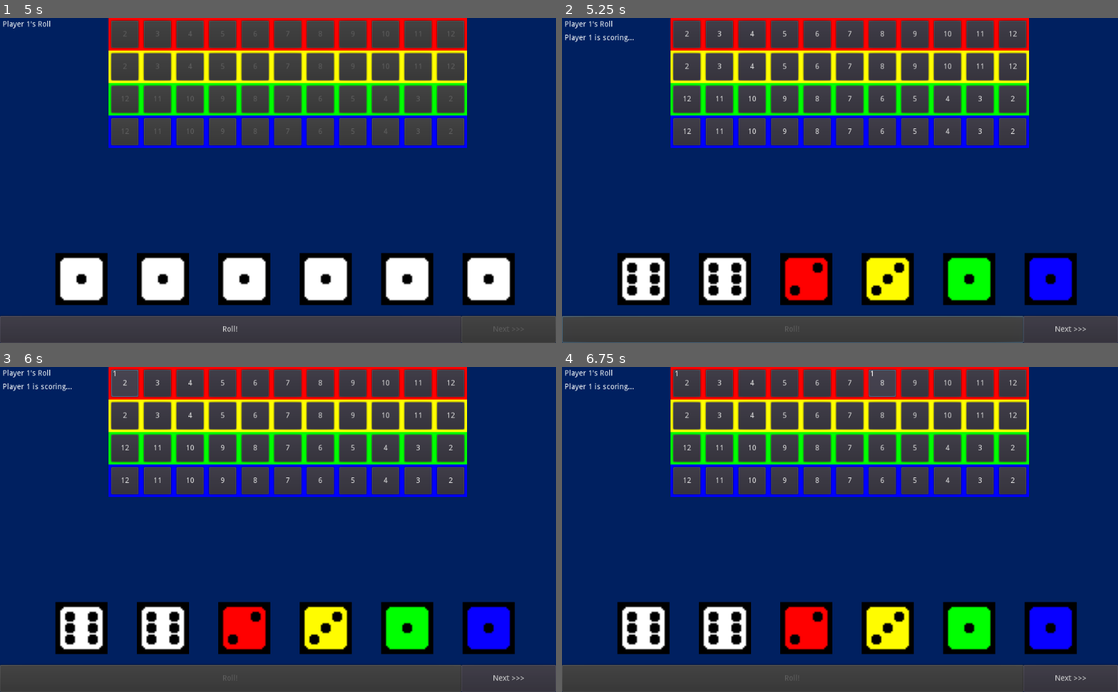
Above: before the commit, frames 1-4 (two rows, left to right).
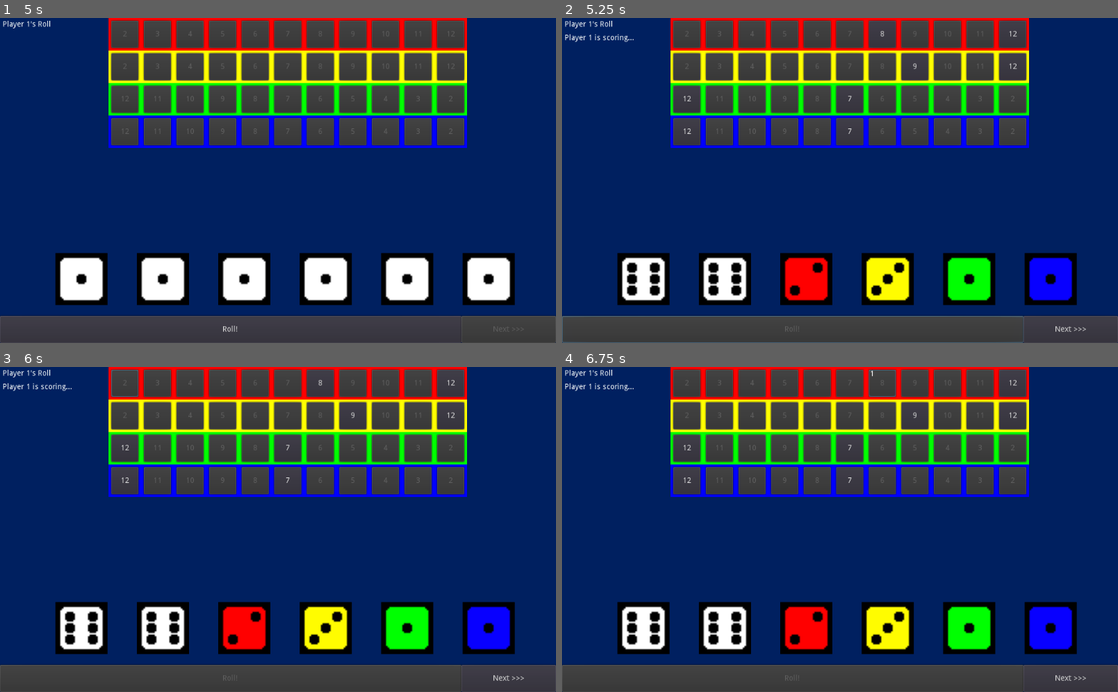
Above: after the commit, the same moments.

Repository: hamzasclone2/qwixxLike
Game: Godot game, scene res://MainMenu.tscn
The game is run twice, just before and just after one commit, with the same random seed, the same clock (stepped at 60 frames per second) and the same inputs.
Inputs (mouse positions are in pixels of both pictures, inside the frame that each line leads up to):
- Up to frame 1 (5 s): click "Play Game" at 0.5 s; click "None" at 1.25 s; click "None" at 2 s; click "None" at 2.75 s; click "Start!" at 3.5 s; click "Start!" at 4.25 s
- Up to frame 2 (5.25 s): click "Roll!" at 5 s
- Up to frame 3 (6 s): click (122, 383) at 5.75 s, where only the run before the commit has a clickable "2"
- Up to frame 4 (6.75 s): click "8" at 6.5 s

Frame 1 is identical in both runs. In frame 2, 0.3% of the frame differs, in the area x 22-82%, y 3-36%; in frame 3, 0.3%; in frame 4, 0.3%, in the area x 20-82%, y 1-36%.

Commit message:
scoreButtons now become enabled based on roll

Diff:
--- a/Game.gd
+++ b/Game.gd
@@ -26,6 +26,16 @@
 
 onready var scoreSheet = get_node("ScoreSheet")
 
+var possibleWhite
+var possibleRed1
+var possibleRed2
+var possibleYellow1
+var possibleYellow2
+var possibleGreen1
+var possibleGreen2
+var possibleBlue1
+var possibleBlue2
+
 var scoreSheetColors = [
 	['R','R','R','R','R','R','R','R','R','R','R'],
 	['Y','Y','Y','Y','Y','Y','Y','Y','Y','Y','Y'],
@@ -117,25 +127,27 @@
 	roll(greenDieNum, greenDie, "green")
 	roll(blueDieNum, blueDie, "blue")
 
-	var possibleWhite = whiteDie1Num + whiteDie2Num
-	var possibleRed1 = redDieNum + whiteDie1Num
-	var possibleRed2 = redDieNum + whiteDie2Num
-	var possibleYellow1 = yellowDieNum + whiteDie1Num
-	var possibleYellow2 = yellowDieNum + whiteDie2Num
-	var possibleGreen1 = greenDieNum + whiteDie1Num
-	var possibleGreen2 = greenDieNum + whiteDie2Num
-	var possibleBlue1 = blueDieNum + whiteDie1Num
-	var possibleBlue2 = blueDieNum + whiteDie2Num
-
-	print("White: ", possibleWhite)
-	print("Red: ", possibleRed1)
-	print("Red: ", possibleRed2)
-	print("Yellow: ", possibleYellow1)
-	print("Yellow: ", possibleYellow2)
-	print("Green: ", possibleGreen1)
-	print("Green: ", possibleGreen2)
-	print("Blue: ", possibleBlue1)
-	print("Blue: ", possibleBlue2)
+	possibleWhite = whiteDie1Num + whiteDie2Num
+	possibleRed1 = redDieNum + whiteDie1Num
+	possibleRed2 = redDieNum + whiteDie2Num
+	possibleYellow1 = yellowDieNum + whiteDie1Num
+	possibleYellow2 = yellowDieNum + whiteDie2Num
+	possibleGreen1 = greenDieNum + whiteDie1Num
+	possibleGreen2 = greenDieNum + whiteDie2Num
+	possibleBlue1 = blueDieNum + whiteDie1Num
+	possibleBlue2 = blueDieNum + whiteDie2Num
+
+
+
+	#print("White: ", possibleWhite)
+	#print("Red: ", possibleRed1)
+	#print("Red: ", possibleRed2)
+	#print("Yellow: ", possibleYellow1)
+	#print("Yellow: ", possibleYellow2)
+	#print("Green: ", possibleGreen1)
+	#print("Green: ", possibleGreen2)
+	#print("Blue: ", possibleBlue1)
+	#print("Blue: ", possibleBlue2)
 
 
 func roll(dieNum, diceTexture, color):
@@ -160,8 +172,10 @@
 
 	checkButtons()
 	rollAll()
+	checkScoreSheet()
 
 func _on_NextButton_pressed():
+	clearScoreSheet()
 	Players.currentScoringPlayerIndex += 1
 	if(Players.currentScoringPlayerIndex == Players.players.size()):
 		Players.currentScoringPlayerIndex = 0
@@ -173,8 +187,10 @@
 	if(Players.currentRollingPlayerIndex == Players.players.size()):
 		Players.currentRollingPlayerIndex = 0
 
-
+	if(Players.playerHasRolled):
+		checkScoreSheet()
 	checkButtons()
+
 
 func checkButtons():
 	if(Players.playerHasRolled):
@@ -188,3 +204,62 @@
 
 	rollingPlayerLabel.text = "Player " + str(Players.players[Players.currentRollingPlayerIndex]) + "'s Roll"
 	scoringPlayerLabel.text = "Player " + str(Players.players[Players.currentScoringPlayerIndex]) + " is scoring..."
+
+func checkScoreSheet():
+	checkColor(possibleWhite, "white")
+	checkColor(possibleRed1, "red")
+	checkColor(possibleRed2, "red")
+	checkColor(possibleYellow1, "yellow")
+	checkColor(possibleYellow2, "yellow")
+	checkColor(possibleGreen1, "green")
+	checkColor(possibleGreen2, "green")
+	checkColor(possibleBlue1, "blue")
+	checkColor(possibleBlue2, "blue")
+
+
+func clearScoreSheet():
+	for i in range(4):
+		for j in range(11):
+			if(Players.playerScoreSheets[Players.players[Players.currentScoringPlayerIndex] - 1][i][j] == 0):
+				Players.playerScoreSheets[Players.players[Players.currentScoringPlayerIndex] - 1][i][j] = -1
+
+func checkColor(roll, color):
+	if(color == 'white' or color == 'red'):
+		if(Players.playerScoreSheets[Players.players[Players.currentScoringPlayerIndex] - 1][0][roll-2] == -1):
+			Players.playerScoreSheets[Players.players[Players.currentScoringPlayerIndex] - 1][0][roll-2] = 0
+	if(color == 'white' or color == 'yellow'):
+		if(Players.playerScoreSheets[Players.players[Players.currentScoringPlayerIndex] - 1][1][roll-2] == -1):
+			Players.playerScoreSheets[Players.players[Players.currentScoringPlayerIndex] - 1][1][roll-2] = 0
+
+	var reverseIndex = convertRollToIndex(roll)
+	if(color == 'white' or color == 'green'):
+		if(Players.playerScoreSheets[Players.players[Players.currentScoringPlayerIndex] - 1][2][reverseIndex] == -1):
+			Players.playerScoreSheets[Players.players[Players.currentScoringPlayerIndex] - 1][2][reverseIndex] = 0
+
+	if(color == 'white' or color == 'blue'):
+		if(Players.playerScoreSheets[Players.players[Players.currentScoringPlayerIndex] - 1][3][reverseIndex] == -1):
+			Players.playerScoreSheets[Players.players[Players.currentScoringPlayerIndex] - 1][3][reverseIndex] = 0
+
+func convertRollToIndex(roll):
+	if(roll == 12):
+		return 0
+	elif(roll == 11):
+		return 1
+	elif(roll == 10):
+		return 2
+	elif(roll == 9):
+		return 3
+	elif(roll == 8):
+		return 4
+	elif(roll == 7):
+		return 5
+	elif(roll == 6):
+		return 6
+	elif(roll == 5):
+		return 7
+	elif(roll == 4):
+		return 8
+	elif(roll == 3):
+		return 9
+	elif(roll == 2):
+		return 10
--- a/Players.gd
+++ b/Players.gd
@@ -11,44 +11,49 @@
 var playerHasRolled
 
 func setup():
+	# -2 : Not available to select at all
+	# -1 : Not available to select right now, but may be able to depending on the dice
+	#  0 : Currently able to be selected
+	#  1 : Has been selected
+
 	playerScoreSheets.append([ # Player 1
-		[0,0,0,0,0,0,0,0,0,0,-1],
-		[0,0,0,0,0,0,0,0,0,0,-1],
-		[0,0,0,0,0,0,0,0,0,0,-1],
-		[0,0,0,0,0,0,0,0,0,0,-1]
+		[-1,-1,-1,-1,-1,-1,-1,-1,-1,-1,-1],
+		[-1,-1,-1,-1,-1,-1,-1,-1,-1,-1,-1],
+		[-1,-1,-1,-1,-1,-1,-1,-1,-1,-1,-1],
+		[-1,-1,-1,-1,-1,-1,-1,-1,-1,-1,-1]
 	]) # Player 1
 	playerScoreSheets.append([ # Player 2
-		[0,0,0,0,0,0,0,0,0,0,-1],
-		[0,0,0,0,0,0,0,0,0,0,-1],
-		[0,0,0,0,0,0,0,0,0,0,-1],
-		[0,0,0,0,0,0,0,0,0,0,-1]
+		[-1,-1,-1,-1,-1,-1,-1,-1,-1,-1,-1],
+		[-1,-1,-1,-1,-1,-1,-1,-1,-1,-1,-1],
+		[-1,-1,-1,-1,-1,-1,-1,-1,-1,-1,-1],
+		[-1,-1,-1,-1,-1,-1,-1,-1,-1,-1,-1]
 	])
 	if(playerTypes[2] != "None"): # Player 3
 		playerScoreSheets.append([
-		[0,0,0,0,0,0,0,0,0,0,-1],
-		[0,0,0,0,0,0,0,0,0,0,-1],
-		[0,0,0,0,0,0,0,0,0,0,-1],
-		[0,0,0,0,0,0,0,0,0,0,-1]
+		[-1,-1,-1,-1,-1,-1,-1,-1,-1,-1,-1],
+		[-1,-1,-1,-1,-1,-1,-1,-1,-1,-1,-1],
+		[-1,-1,-1,-1,-1,-1,-1,-1,-1,-1,-1],
+		[-1,-1,-1,-1,-1,-1,-1,-1,-1,-1,-1]
 	])
 		players.append(3)
 	else:
 		playerScoreSheets.append([])
 	if(playerTypes[3] != "None"): # Player 4
 		playerScoreSheets.append([
-		[0,0,0,0,0,0,0,0,0,0,-1],
-		[0,0,0,0,0,0,0,0,0,0,-1],
-		[0,0,0,0,0,0,0,0,0,0,-1],
-		[0,0,0,0,0,0,0,0,0,0,-1]
+		[-1,-1,-1,-1,-1,-1,-1,-1,-1,-1,-1],
+		[-1,-1,-1,-1,-1,-1,-1,-1,-1,-1,-1],
+		[-1,-1,-1,-1,-1,-1,-1,-1,-1,-1,-1],
+		[-1,-1,-1,-1,-1,-1,-1,-1,-1,-1,-1]
 	])
 		players.append(4)
 	else:
 		playerScoreSheets.append([])
 	if(playerTypes[4] != "None"): # Player 5
 		playerScoreSheets.append([
-		[0,0,0,0,0,0,0,0,0,0,-1],
-		[0,0,0,0,0,0,0,0,0,0,-1],
-		[0,0,0,0,0,0,0,0,0,0,-1],
-		[0,0,0,0,0,0,0,0,0,0,-1]
+		[-1,-1,-1,-1,-1,-1,-1,-1,-1,-1,-1],
+		[-1,-1,-1,-1,-1,-1,-1,-1,-1,-1,-1],
+		[-1,-1,-1,-1,-1,-1,-1,-1,-1,-1,-1],
+		[-1,-1,-1,-1,-1,-1,-1,-1,-1,-1,-1]
 	])
 		players.append(5)
 	else:
--- a/ScoreButton.gd
+++ b/ScoreButton.gd
@@ -43,7 +43,7 @@
 	Players.playerScoreSheets[Players.players[Players.currentScoringPlayerIndex] - 1][yIndex][xIndex] = 1
 
 func _process(_delta):
-	if(Players.playerHasRolled == false):
+	if(Players.playerScoreSheets[Players.players[Players.currentScoringPlayerIndex] - 1][yIndex][xIndex] == 0):
+		button.disabled = false
+	else:
 		button.disabled = true
-	else:
-		button.disabled = false
--- a/ScoreButton.tscn
+++ b/ScoreButton.tscn
@@ -22,6 +22,7 @@
 margin_top = 5.0
 margin_right = 55.0
 margin_bottom = 55.0
+disabled = true
 text = "?"
 __meta__ = {
 "_edit_use_anchors_": false
